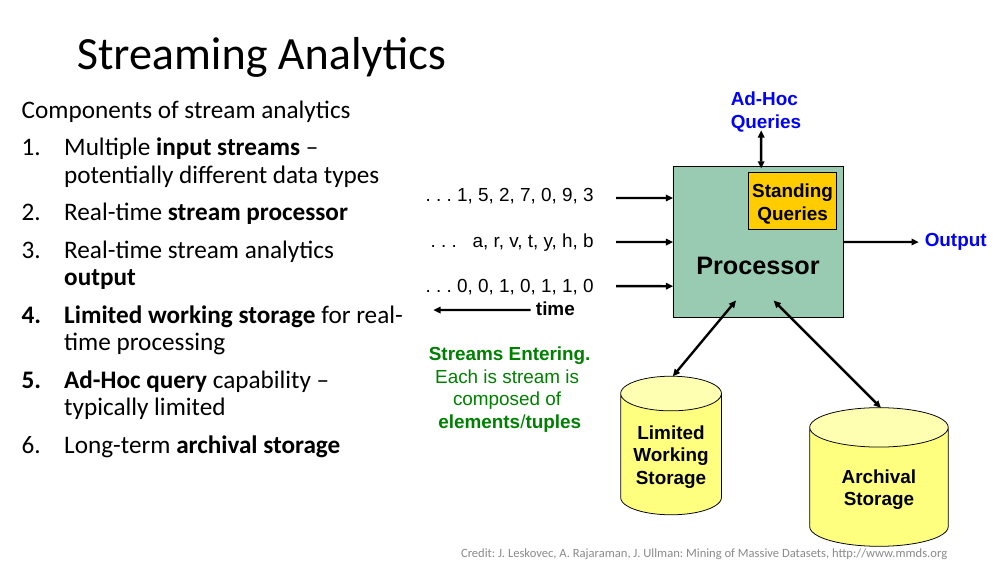
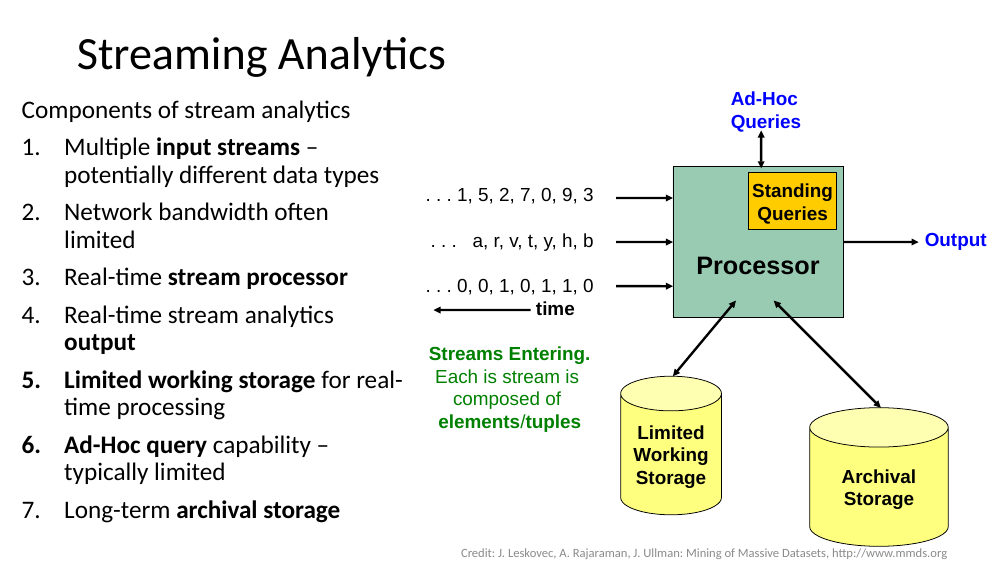
Before and after one commit to StephenElston/CSCI-E-108, a slide deck: slide 6 of slides/3_StreamingAnalytics.pptx. Drawn at 1008x567 pixels with LibreOffice and Linux fonts; fonts in the diff are those of the drawing. Boxes give left, top, right and bottom in pixels: in the first picture for what was removed or moved away, otherwise in the second. Text is boxed around its words. In the diff, an @@ line names an element or a change of style, - is before the commit and + after.

```diff
--- a/slides/3_StreamingAnalytics.pptx
+++ b/slides/3_StreamingAnalytics.pptx
@@ text at [64,202,328,248]: paragraph added @@
+2. Network bandwidth often limited
```
Also in this commit, not shown: 3 other slides changed, 6 slides added, 1 slide removed.
